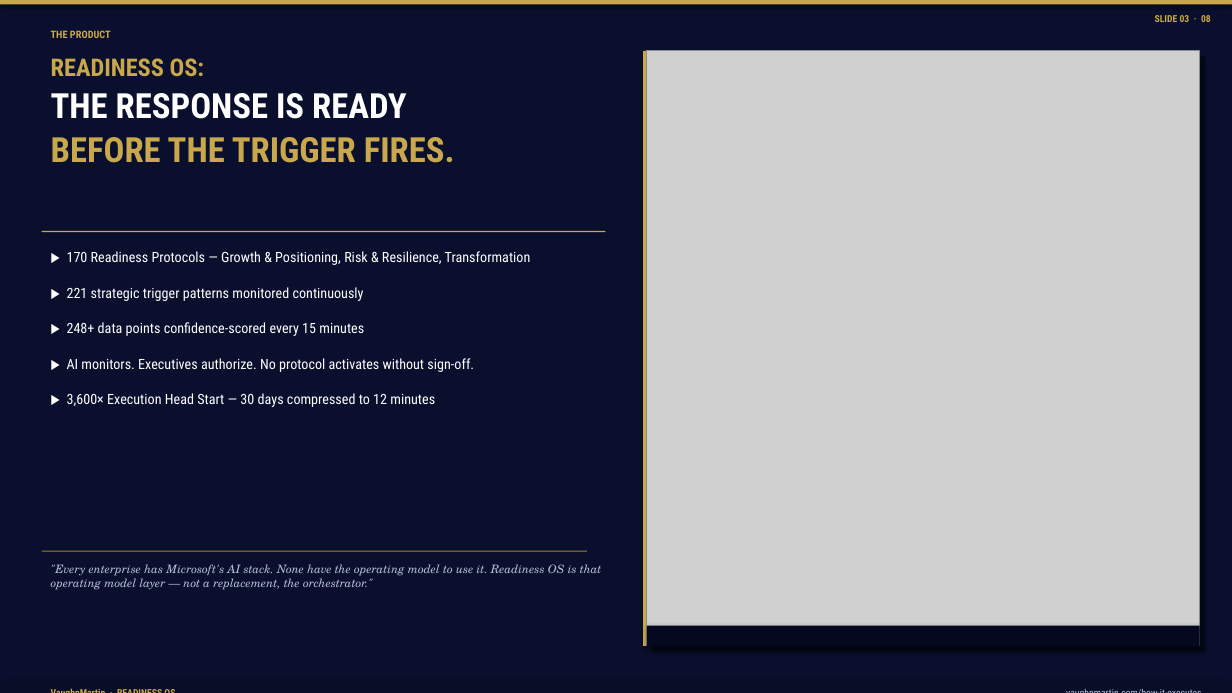
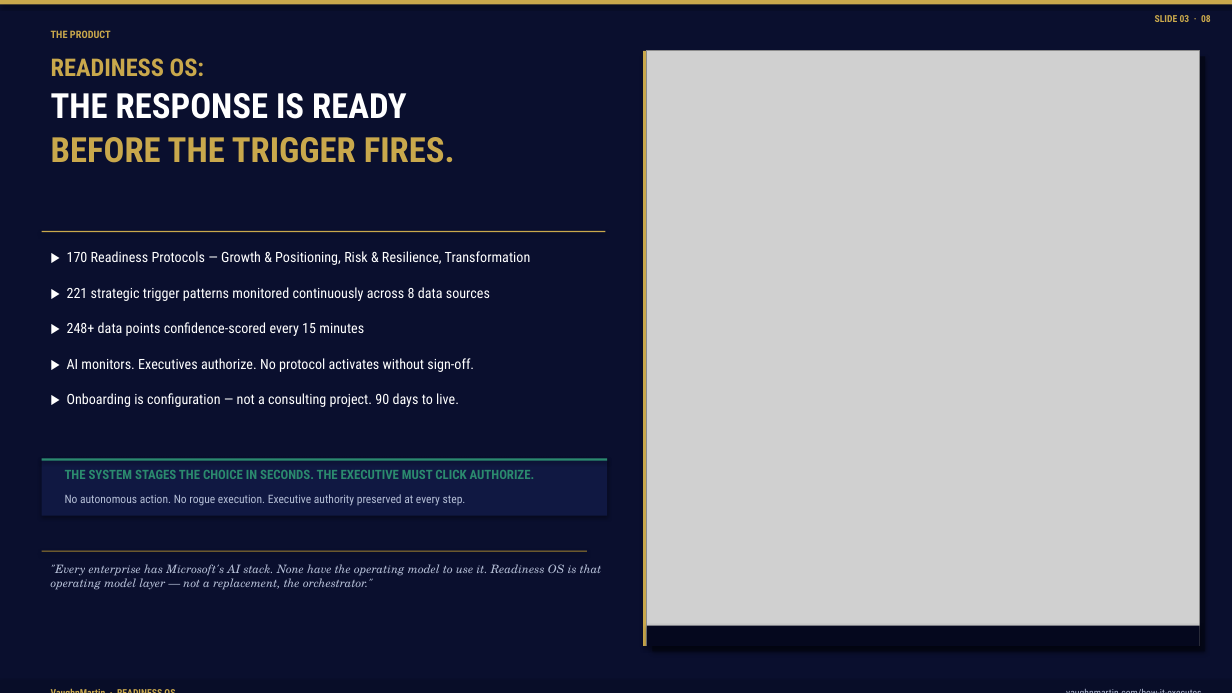
Before and after one commit to mbrunke18/CodePlatform1, a slide deck: slide 4 of attached_assets/VaughnMartin-Investor-Deck-v13-final.pptx. Drawn at 1232x693 pixels with LibreOffice and Linux fonts; fonts in the diff are those of the drawing; grey boxes stand for pictures. Boxes give left, top, right and bottom in pixels: in the first picture for what was removed or moved away, otherwise in the second. Text is boxed around its words. In the diff, an @@ line names an element or a change of style, - is before the commit and + after.

```diff
--- a/attached_assets/VaughnMartin-Investor-Deck-v13-final.pptx
+++ b/attached_assets/VaughnMartin-Investor-Deck-v13-final.pptx
@@ text at bbox=[67, 287, 490, 301]: text changed @@
-▶ 221 strategic trigger patterns monitored continuously
+▶ 221 strategic trigger patterns monitored continuously across 8 data sources
@@ text at bbox=[67, 393, 459, 407]: text changed @@
-▶ 3,600× Execution Head Start — 30 days compressed to 12 minutes
+▶ Onboarding is configuration — not a consulting project. 90 days to live.
@@ rectangle added at bbox=[42, 458, 607, 516], fill #101842 @@
@@ rectangle added at bbox=[42, 458, 607, 461], fill #2B8A6E @@
@@ text added at bbox=[65, 470, 535, 479], 10 pt, text #2B8A6E, bold @@
+THE SYSTEM STAGES THE CHOICE IN SECONDS. THE EXECUTIVE MUST CLICK AUTHORIZE.
@@ text added at bbox=[65, 494, 466, 506], 9 pt, text #B4BED6 @@
+No autonomous action. No rogue execution. Executive authority preserved at every step.
```
Also in this commit, not shown: 8 other slides changed, 1 slide added, 1 slide removed, 3 other files.
